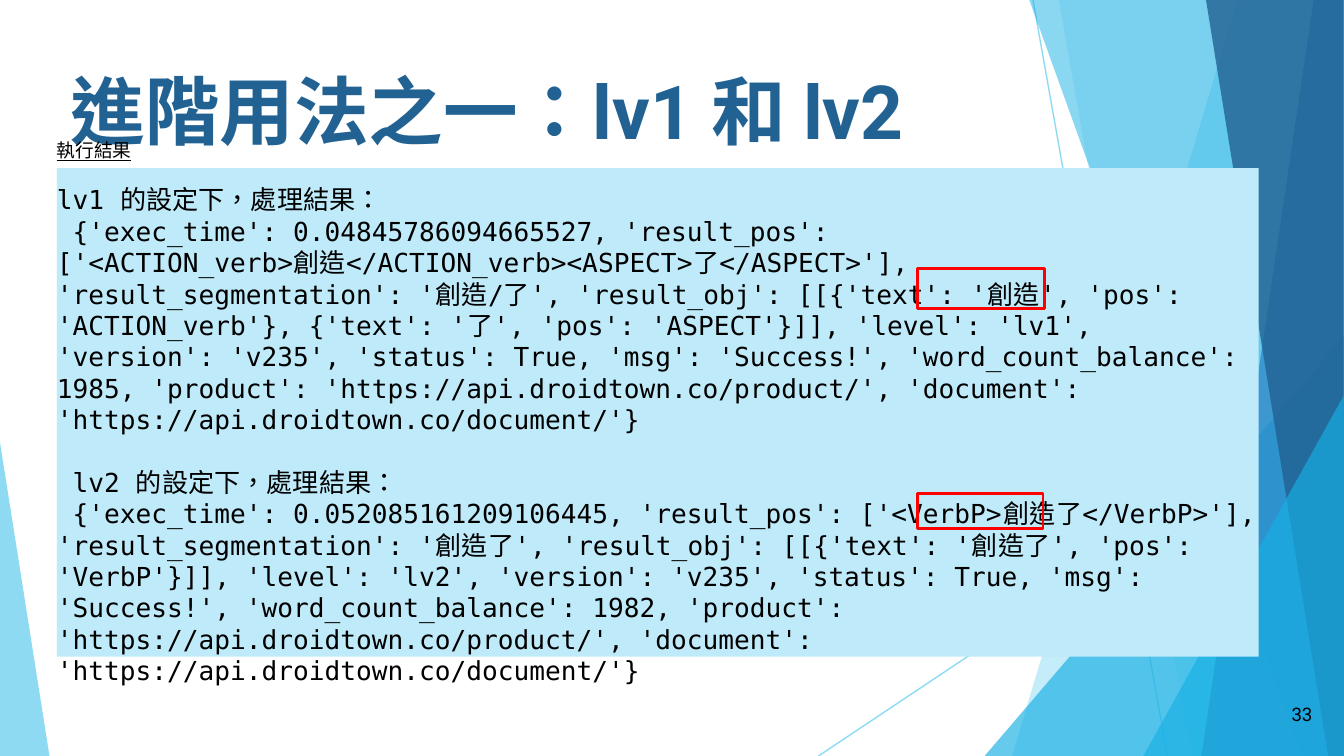
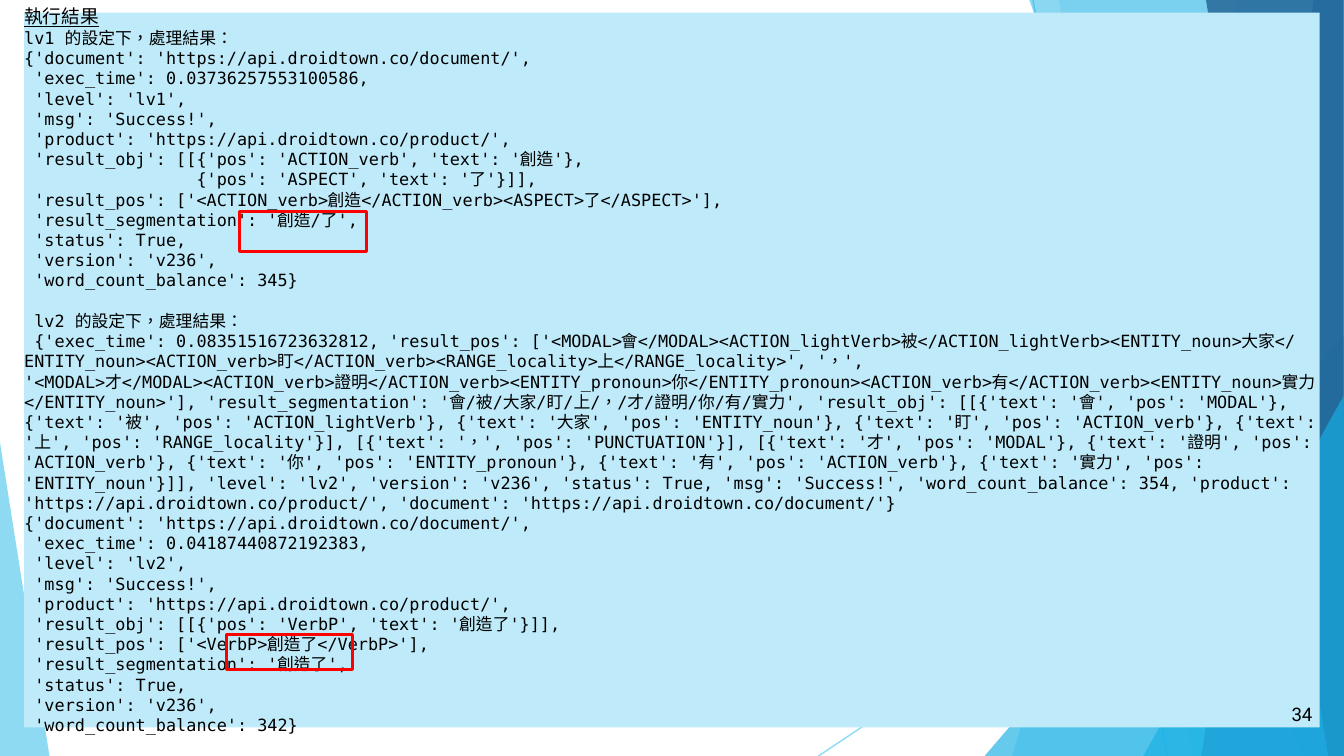
Before and after one commit to howardsukuan/textual-data-analysis-python, a slide deck: slide 34 of week01/文本分析與程式設計Week01.pptx (slide 33 before the commit). Drawn at 1344x756 pixels with LibreOffice and Linux fonts; fonts in the diff are those of the drawing. Boxes give left, top, right and bottom in pixels: in the first picture for what was removed or moved away, otherwise in the second. Text is boxed around its words. In the diff, an @@ line names an element or a change of style, - is before the commit and + after.

```diff
--- a/week01/文本分析與程式設計Week01.pptx
+++ b/week01/文本分析與程式設計Week01.pptx
@@ rectangle "執行結果": place and size @@
-rectangle "執行結果" at bbox=[56, 168, 1258, 657]
+rectangle "執行結果" at bbox=[24, 12, 1320, 727]
@@ text in rectangle at bbox=[24, 51, 722, 290]: text changed; size 14 to 9 pt @@
-{'exec_time': 0.04845786094665527, 'result_pos': ['<ACTION_verb>創造</ACTION_verb><ASPECT>了</ASPECT>'], 'result_segmentation': '創造/了', 'result_obj': [[{'text': '創造', 'pos': 'ACTION_verb'}, {'text': '了', 'pos': 'ASPECT'}]], 'level': 'lv1', 'version': 'v235', 'status': True, 'msg': 'Success!', 'word_count_balance': 1985, 'product': 'https://api.droidtown.co/product/', 'document': 'https://api.droidtown.co/document/'}
+{'document': 'https://api.droidtown.co/document/',
+'exec_time': 0.03736257553100586,
+'level': 'lv1',
+'msg': 'Success!',
+'product': 'https://api.droidtown.co/product/',
+'result_obj': [[{'pos': 'ACTION_verb', 'text': '創造'},
+{'pos': 'ASPECT', 'text': '了'}]],
+'result_pos': ['<ACTION_verb>創造</ACTION_verb><ASPECT>了</ASPECT>'],
+'result_segmentation': '創造/了',
+'status': True,
+'version': 'v236',
+'word_count_balance': 345}
@@ text in rectangle at bbox=[24, 30, 243, 329]: size 14 to 9 pt in "lv1 的設定下，處理結果：", "lv2 的設定下，處理結果：" @@
@@ title removed at bbox=[70, 75, 903, 158] @@
-進階用法之一：lv1 和 lv2
@@ rectangle: place and size @@
-rectangle at bbox=[918, 269, 1046, 308]
+rectangle at bbox=[239, 211, 367, 250]
@@ text in rectangle at bbox=[24, 334, 1316, 736]: text changed; size 14 to 9 pt @@
-{'exec_time': 0.052085161209106445, 'result_pos': ['<VerbP>創造了</VerbP>'], 'result_segmentation': '創造了', 'result_obj': [[{'text': '創造了', 'pos': 'VerbP'}]], 'level': 'lv2', 'version': 'v235', 'status': True, 'msg': 'Success!', 'word_count_balance': 1982, 'product': 'https://api.droidtown.co/product/', 'document': 'https://api.droidtown.co/document/'}
+{'exec_time': 0.08351516723632812, 'result_pos': ['<MODAL>會</MODAL><ACTION_lightVerb>被</ACTION_lightVerb><ENTITY_noun>大家</ENTITY_noun><ACTION_verb>盯</ACTION_verb><RANGE_locality>上</RANGE_locality>', '，', '<MODAL>才</MODAL><ACTION_verb>證明</ACTION_verb><ENTITY_pronoun>你</ENTITY_pronoun><ACTION_verb>有</ACTION_verb><ENTITY_noun>實力</ENTITY_noun>'], 'result_segmentation': '會/被/大家/盯/上/，/才/證明/你/有/實力', 'result_obj': [[{'text': '會', 'pos': 'MODAL'}, {'text': '被', 'pos': 'ACTION_lightVerb'}, {'text': '大家', 'pos': 'ENTITY_noun'}, {'text': '盯', 'pos': 'ACTION_verb'}, {'text': '上', 'pos': 'RANGE_locality'}], [{'text': '，', 'pos': 'PUNCTUATION'}], [{'text': '才', 'pos': 'MODAL'}, {'text': '證明', 'pos': 'ACTION_verb'}, {'text': '你', 'pos': 'ENTITY_pronoun'}, {'text': '有', 'pos': 'ACTION_verb'}, {'text': '實力', 'pos': 'ENTITY_noun'}]], 'level': 'lv2', 'version': 'v236', 'status': True, 'msg': 'Success!', 'word_count_balance': 354, 'product': 'https://api.droidtown.co/product/', 'document': 'https://api.droidtown.co/document/'}
+{'document': 'https://api.droidtown.co/document/',
+'exec_time': 0.04187440872192383,
+'level': 'lv2',
+'msg': 'Success!',
+'product': 'https://api.droidtown.co/product/',
+'result_obj': [[{'pos': 'VerbP', 'text': '創造了'}]],
+'result_pos': ['<VerbP>創造了</VerbP>'],
+'result_segmentation': '創造了',
+'status': True,
+'version': 'v236',
+'word_count_balance': 342}
@@ rectangle: place and size @@
-rectangle at bbox=[918, 493, 1043, 528]
+rectangle at bbox=[227, 634, 352, 669]
@@ page number at bbox=[1292, 707, 1313, 721]: text changed @@
-33
+34
```
Also in this commit, not shown: 1 other slide changed, 1 slide added, 2 other files.
